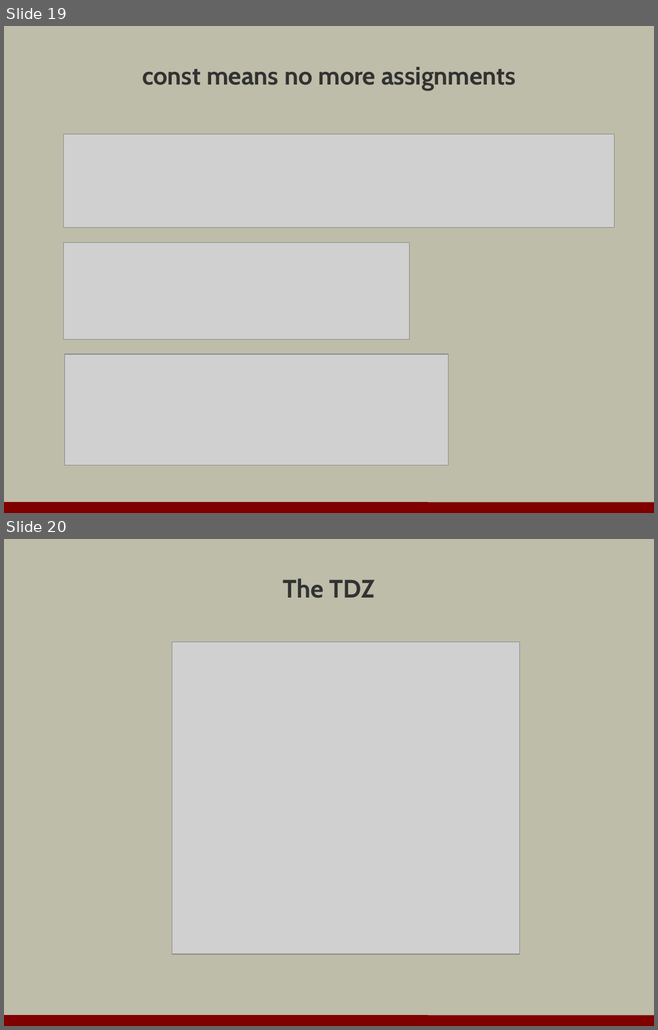
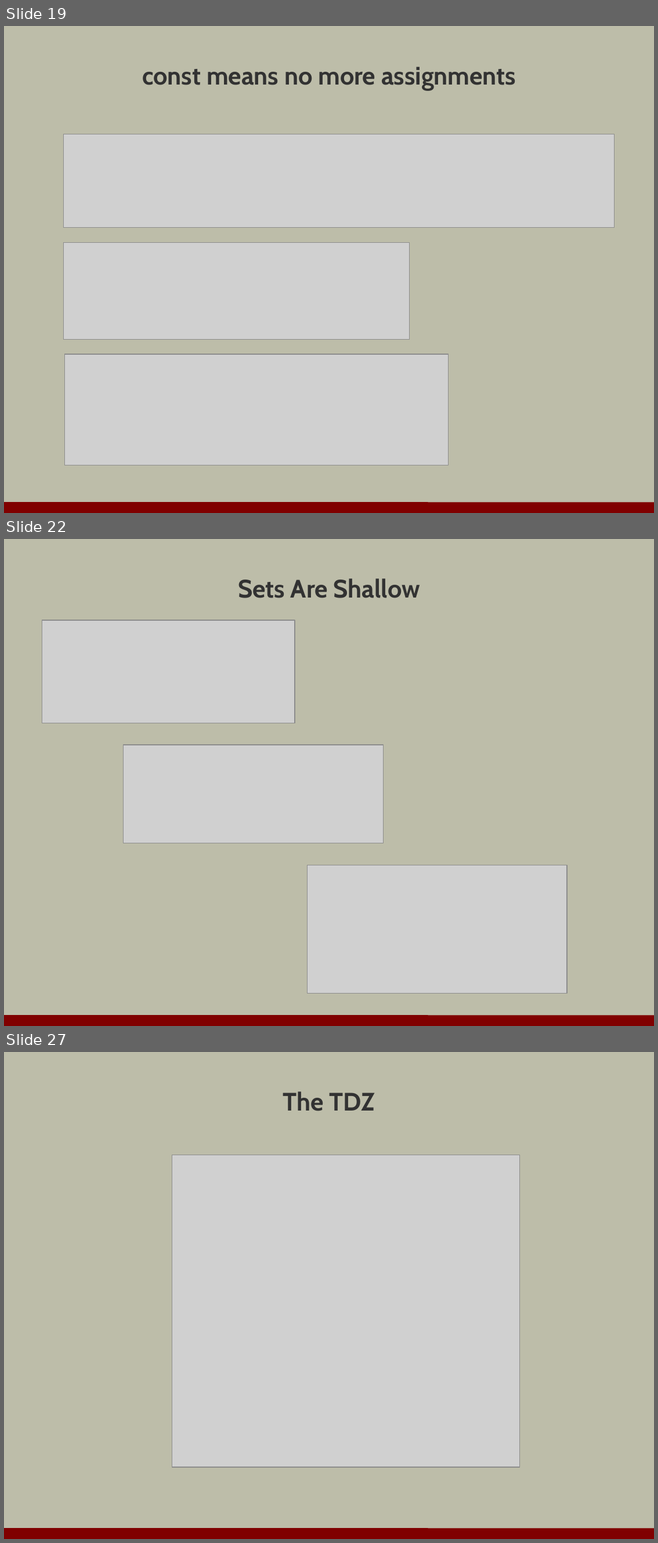
Before and after one commit to OdeToCode/classes, a slide deck: assorted/javascript_dragons.pptx. Shown one above the other, each under a label of ours: slides 19 and 20 before the commit, slides 19, 22 and 27 after it; the slides between them are not shown. The pictures are 658x1030 and 658x1543 pixels, drawn with LibreOffice and Linux fonts; fonts in the diff are those of the drawing; grey boxes stand for pictures; background and template pictures are left out. Boxes give left, top, right and bottom in pixels: in the first picture for what was removed or moved away, otherwise in the second. Text is boxed around its words. In the diff, an @@ line names an element or a change of style, - is before the commit and + after.

```diff
--- a/assorted/javascript_dragons.pptx
+++ b/assorted/javascript_dragons.pptx
@@ slide 22 added at bbox=[4, 539, 654, 1026], background #BDBDA9; not listed: 1 template element that a slide beside it also shows @@
@@ title added at bbox=[238, 578, 420, 598], 28 pt, text #323232, bold @@
+Sets Are Shallow
@@ picture added at bbox=[42, 620, 295, 723] @@
@@ picture added at bbox=[123, 745, 383, 843] @@
@@ picture added at bbox=[307, 865, 567, 994] @@
@@ what was slide 20 is now slide 27 @@
```
Also in this commit, not shown: 3 slides changed, 25 other slides added, 2 slides removed, 1 other file.
